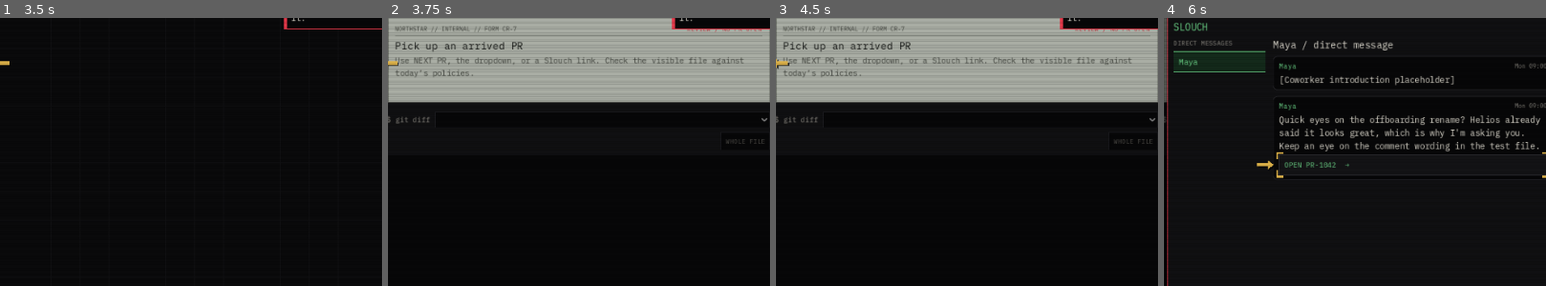
Above: before the commit, frames 1-4 (left to right).
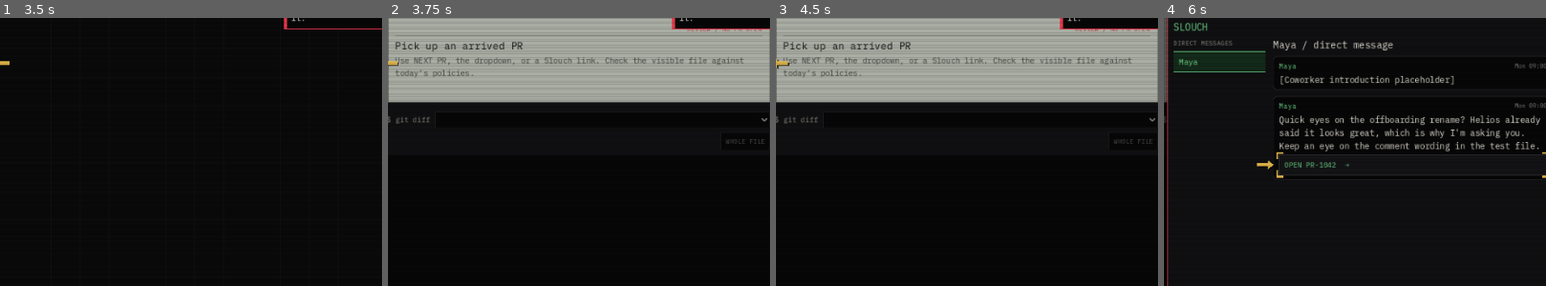
Above: after the commit, the same moments.

Repository: exponent-to/last-review
Game: Godot game, scene res://native/main.tscn
The game is run twice, just before and just after one commit, with the same random seed, the same clock (stepped at 60 frames per second) and the same inputs.
Inputs (mouse positions are % of the whole screen's width and height, from its top left):
- Up to frame 1 (3.5 s): click "New Game" at 0.5 s; click "Slot 1 — Empty" at 1.25 s; click "SKIP [ESC]" at 2 s; click "START ORIENTATION" at 2.75 s
- Up to frame 2 (3.75 s): click (14, 23) at 3.52 s
- Up to frame 3 (4.5 s): click "NEXT PR →" at 4.25 s
- Up to frame 4 (6 s): click "NEXT PR →" at 5 s; click (14, 35) at 5.77 s
The pictures show only the part of the screen within x 20-70%, y 26-76%; the shares and areas given below are measured in that part.

Frame 1 is identical in both runs. In frame 2, 0.2% of the frame differs, in the area x 2-34%, y 2-6%; in frame 3, 0.2%; in frame 4, nothing differs.

Commit message:
Remove the form and page kicker subtitles
Co-Authored-By: Claude Opus 5.5 <noreply@anthropic.com>
Claude-Session: https://claude.ai/code/session_01Toh7NZ5ACNR43vRL3YhDBw

Diff:
--- a/native/daily_reader.gd
+++ b/native/daily_reader.gd
@@ -126,7 +126,6 @@
 
 ## The full active rulebook, as an intranet page.
 func _standards() -> void:
-	_text("NORTHSTAR / STANDARDS & COMPLIANCE", 11, MUTED)
 	_text("Active review standards", 22)
 	_text("Every change must meet each standard below. Flag violations on the offending line in Review.", 13, MUTED)
 	for rule: Dictionary in Press.Catalog.rules_for_day(_day):
@@ -150,7 +149,6 @@
 	if memo.is_empty():
 		_text("No memo for this day.")
 		return
-	_text("NORTHSTAR / ENGINEERING OPERATIONS", 12, MUTED)
 	_text(str(memo.subject), 23)
 	_text("From: Morgan · To: Review desk", 12, MUTED)
 	_divider()
--- a/native/interface.gd
+++ b/native/interface.gd
@@ -623,7 +623,6 @@
 	code.add_child(_paper)
 	var form: VBoxContainer = _column(_paper, 4)
 	var title_row: HBoxContainer = _row(form)
-	_label(title_row, "NORTHSTAR // INTERNAL // FORM CR-7", 10, PAPER_MUTED)
 	_spacer(title_row)
 	_pr_id = _label(title_row, "PULL REQUEST", 11, STAMP_RED)
 	var rule := ColorRect.new()
